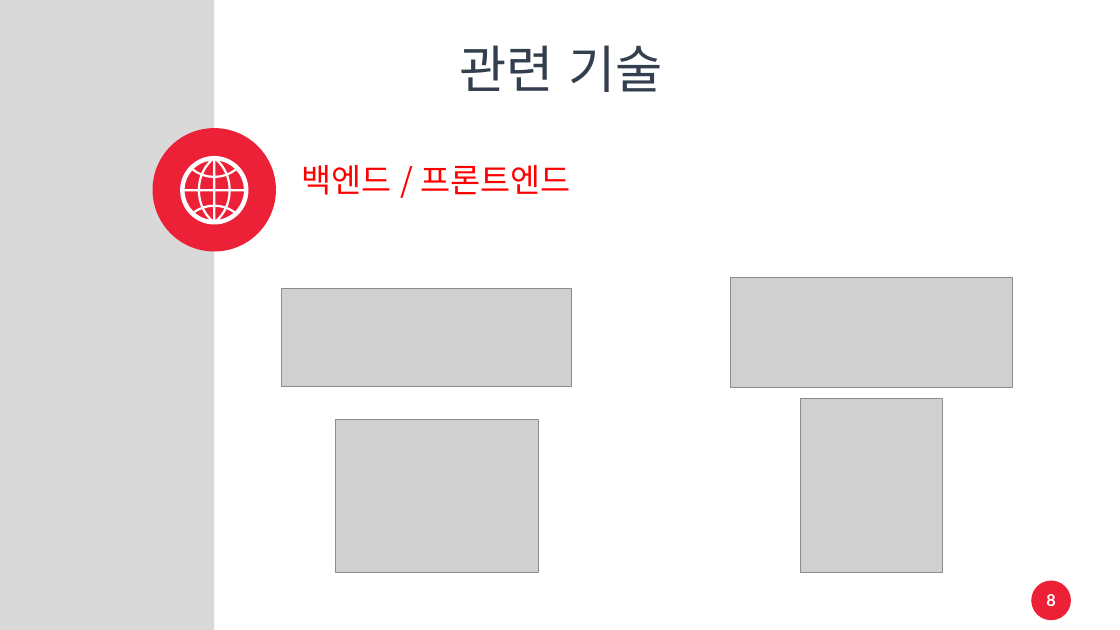
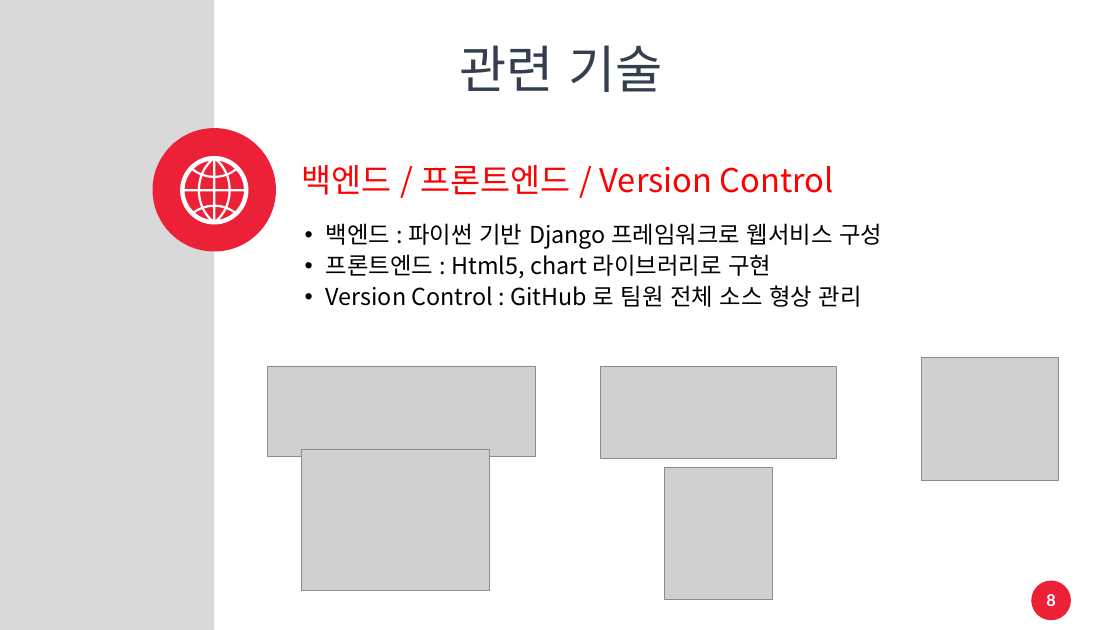
Before and after one commit to linkz73/idol_rank, a slide deck: slide 8 of 자료/프로젝트.pptx. Drawn at 1120x630 pixels with LibreOffice and Linux fonts; fonts in the diff are those of the drawing; grey boxes stand for pictures. Boxes give left, top, right and bottom in pixels: in the first picture for what was removed or moved away, otherwise in the second. Text is boxed around its words. In the diff, an @@ line names an element or a change of style, - is before the commit and + after.

```diff
--- a/자료/프로젝트.pptx
+++ b/자료/프로젝트.pptx
@@ text at box(301, 165, 834, 195): text changed @@
-백엔드 / 프론트엔드
+백엔드 / 프론트엔드 / Version Control
@@ text added at box(326, 223, 882, 307), 20 pt, text #000000 @@
+  • 백엔드 : 파이썬 기반 Django 프레임워크로 웹서비스 구성
+  • 프론트엔드 : Html5, chart 라이브러리로 구현
+  • Version Control : GitHub 로 팀원 전체 소스 형상 관리
@@ picture removed at box(731, 277, 1012, 387) @@
@@ picture added at box(922, 357, 1059, 481) @@
@@ picture: place and size @@
-picture at box(281, 288, 572, 386)
+picture at box(267, 366, 535, 457)
@@ picture added at box(601, 366, 837, 459) @@
@@ picture: place and size @@
-picture at box(335, 420, 539, 572)
+picture at box(302, 450, 489, 591)
@@ picture: place and size @@
-picture at box(801, 398, 943, 572)
+picture at box(665, 467, 772, 599)
```
Also in this commit, not shown: 10 other slides changed.
